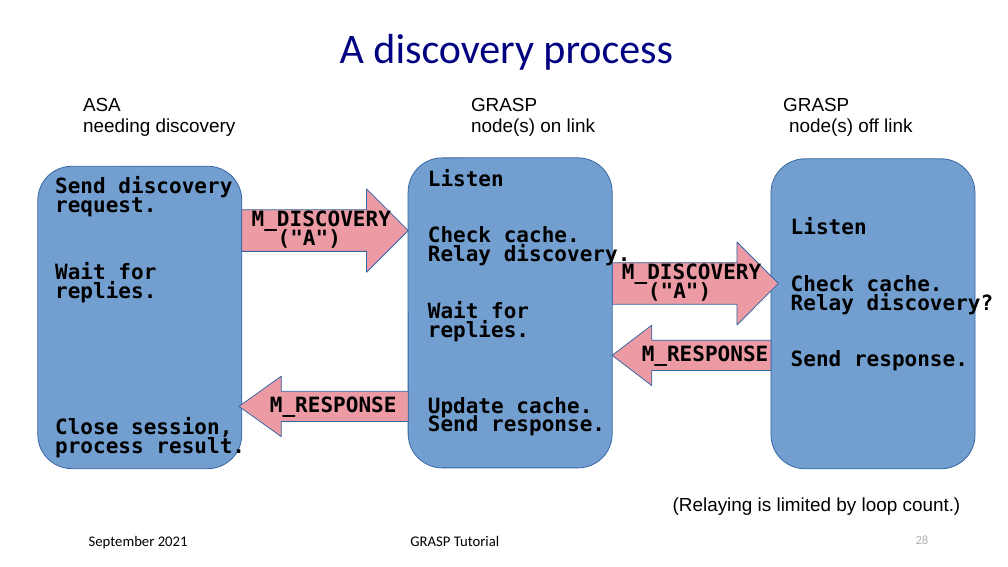
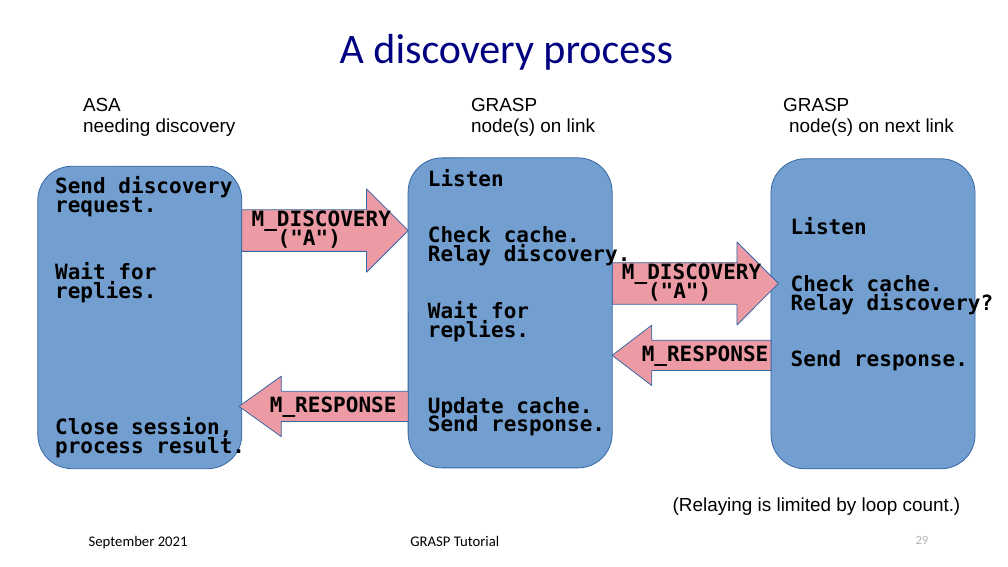
Before and after one commit to becarpenter/graspdoc, a slide deck: slide 29 of GRASP-tutorial.ppt (slide 28 before the commit). Drawn at 1008x567 pixels with LibreOffice and Linux fonts; fonts in the diff are those of the drawing. Boxes give left, top, right and bottom in pixels: in the first picture for what was removed or moved away, otherwise in the second. Text is boxed around its words. In the diff, an @@ line names an element or a change of style, - is before the commit and + after.

```diff
--- a/GRASP-tutorial.ppt
+++ b/GRASP-tutorial.ppt
@@ text at bbox=[83, 97, 954, 136]: text changed @@
-ASA GRASP GRASP
-needing discovery node(s) on link node(s) off link
+ASA GRASP GRASP
+needing discovery node(s) on link node(s) on next link
```
Also in this commit, not shown: 2 other slides changed, 1 slide added, 2 other files.
